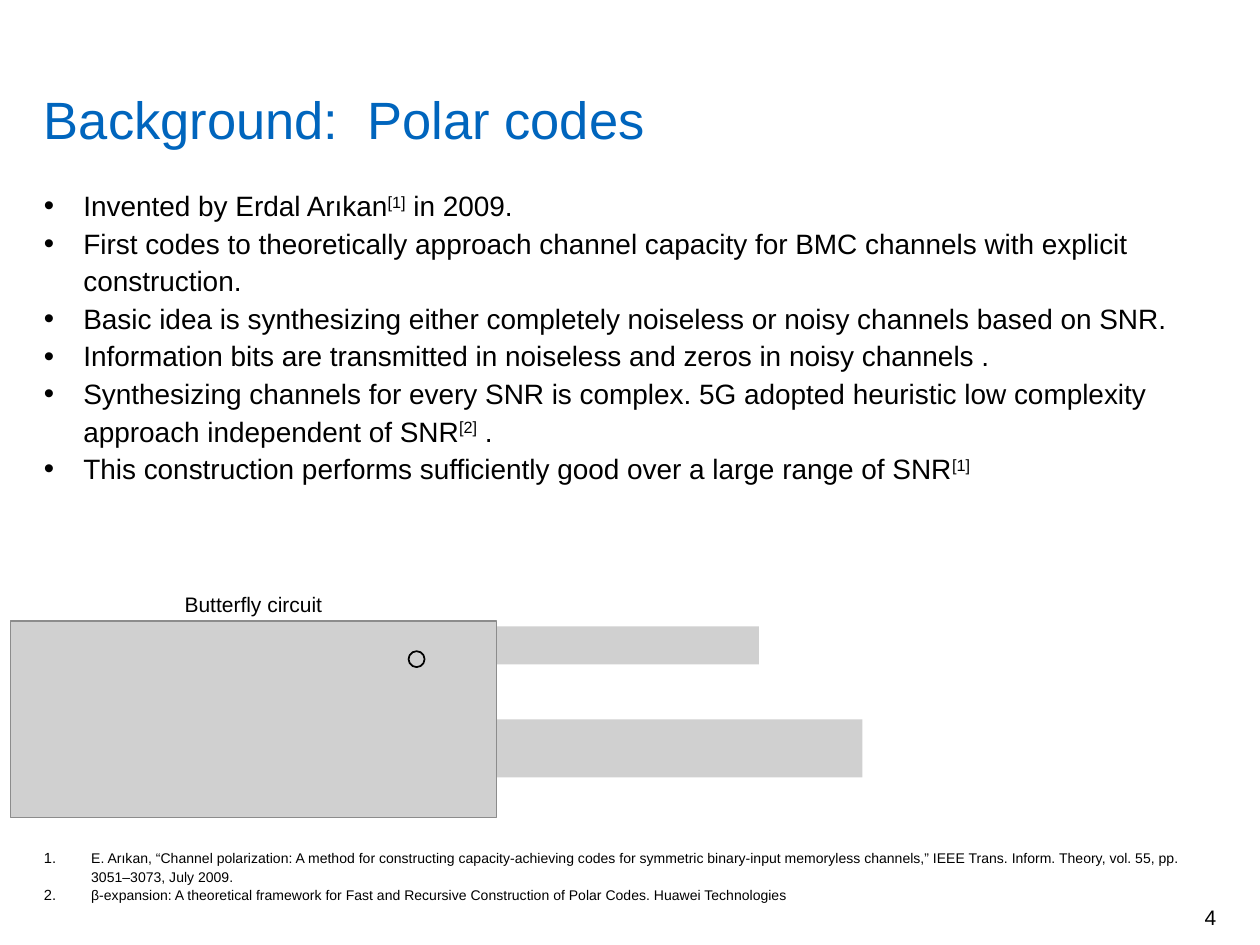
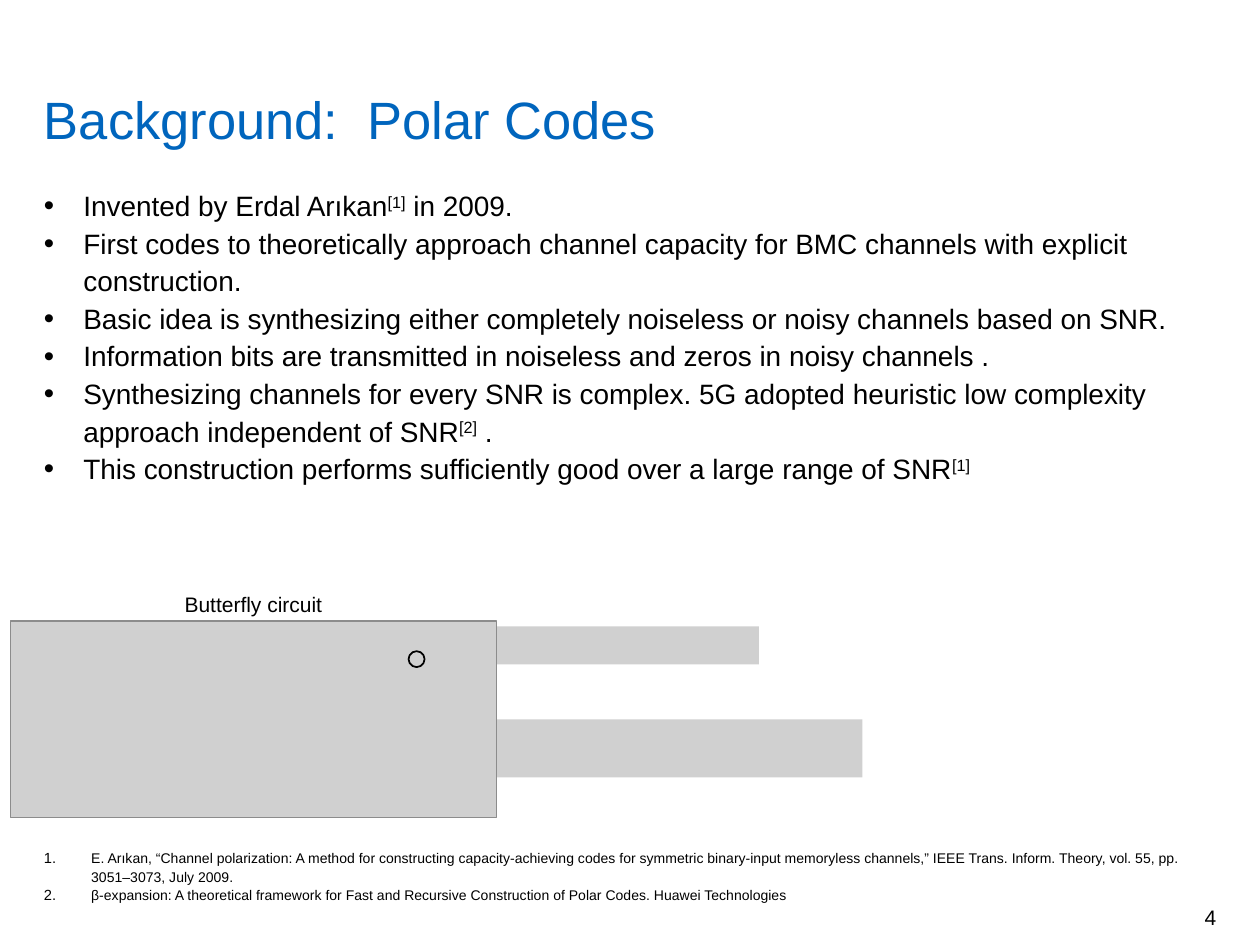
Before and after one commit to yadhu1961/thesis_5GPolorCodes, a slide deck: slide 4 of final_presentation/finalPpt1.4.pptx. Drawn at 1260x945 pixels with LibreOffice and Linux fonts; fonts in the diff are those of the drawing; grey boxes stand for pictures; background and template pictures are left out. Boxes give left, top, right and bottom in pixels: in the first picture for what was removed or moved away, otherwise in the second. Text is boxed around its words. In the diff, an @@ line names an element or a change of style, - is before the commit and + after.

```diff
--- a/final_presentation/finalPpt1.4.pptx
+++ b/final_presentation/finalPpt1.4.pptx
@@ title at [44,101,657,150]: text changed @@
-Background: Polar codes
+Background: Polar Codes
```
Also in this commit, not shown: 19 other slides changed.
